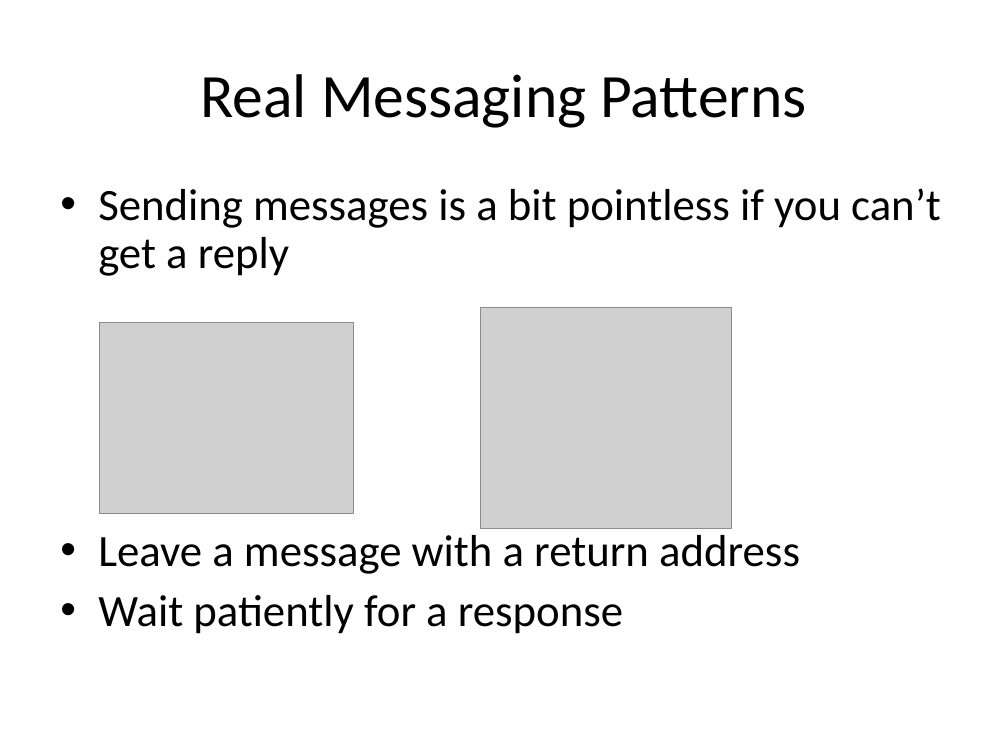
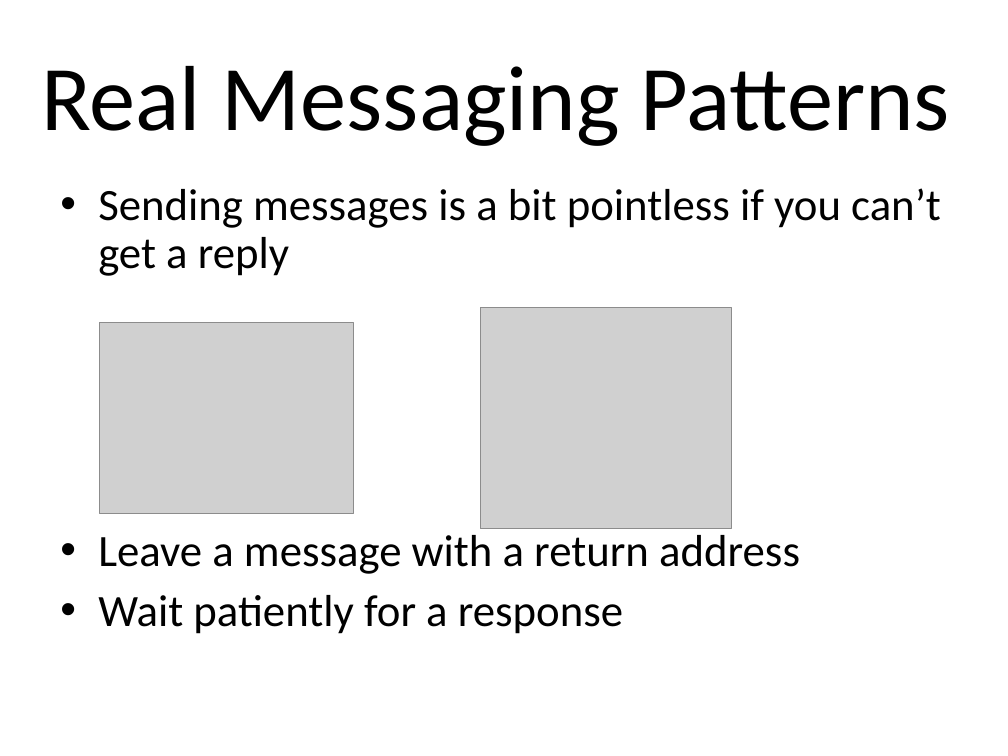
Before and after one commit to NTCoding/Erlang_Playground, a slide deck: slide 6 of Erl_intro.odp. Drawn at 1008x756 pixels with LibreOffice and Linux fonts; fonts in the diff are those of the drawing; grey boxes stand for pictures. Boxes give left, top, right and bottom in pixels: in the first picture for what was removed or moved away, otherwise in the second. Text is boxed around its words. In the diff, an @@ line names an element or a change of style, - is before the commit and + after.

Commit message:
Changed font on slide

```diff
--- a/Erl_intro.odp
+++ b/Erl_intro.odp
@@ title "Real Messaging Patterns": place and size @@
-title "Real Messaging Patterns" at bbox=[200, 74, 806, 128]
+title "Real Messaging Patterns" at bbox=[41, 66, 950, 146]
@@ title "Real Messaging Patterns" at bbox=[41, 66, 950, 146]: size 44 to 66 pt @@
```
